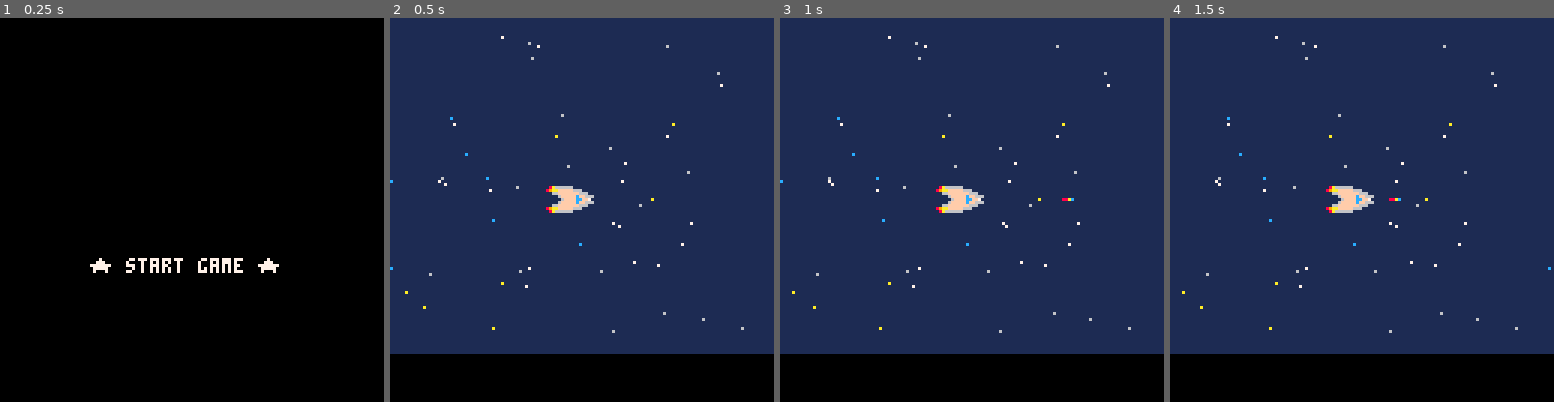
Above: before the commit, frames 1-4 (left to right).
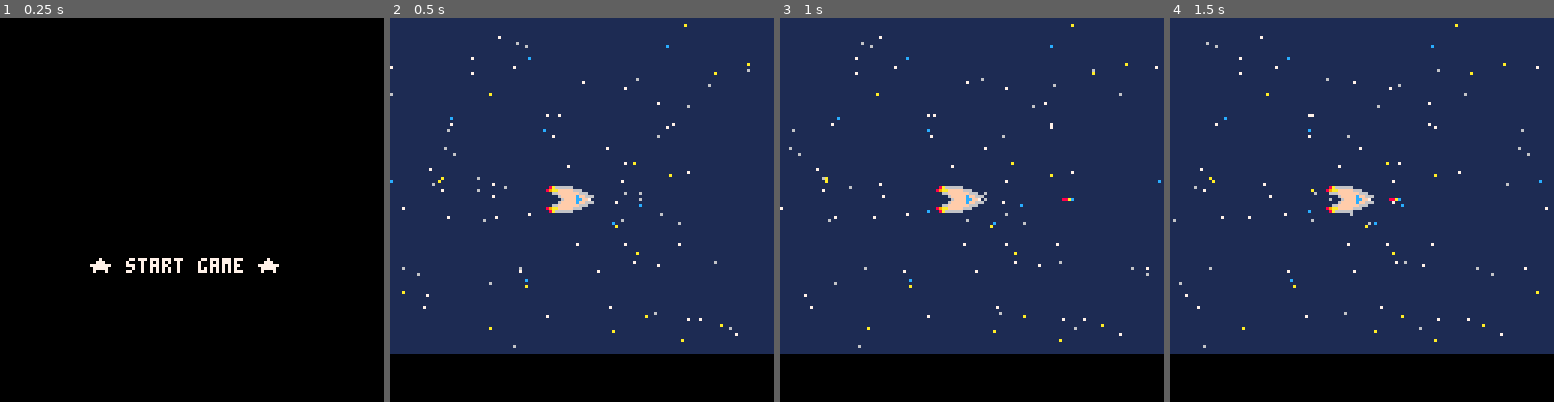
Above: after the commit, the same moments.

Repository: PedroMR/pico8
Game: PICO-8 cartridge ship.p8
Same seed, same stepped clock (60 frames per second), same inputs: the game is played once before the commit and once after it.
Inputs:
- Up to frame 1 (0.25 s): no input
- Up to frame 2 (0.5 s): tap O (Z key) at 0.33 s
- Up to frame 3 (1 s): tap O (Z key) at 0.7 s
- Up to frame 4 (1.5 s): tap O (Z key) at 1.43 s

Frame 1 is identical in both runs. In frame 2, 0.8% of the frame differs, in the area x 0-94%, y 1-86%; in frame 3, 0.9%; in frame 4, 0.9%, in the area x 0-100%, y 1-86%.

Commit message:
Colorful starfield

Diff:
--- a/ship.p8
+++ b/ship.p8
@@ -241,16 +241,20 @@
 end
 
 local stars={}
-local s_c={6,6,7,7,12,10}
-for i=1,50 do
- add(stars,{x=rnd()*scr.x1,
-  y=rnd()*scr.y1, c=r_pick(s_c)})
+local s_c={7,7,12,10}
+for i=1,100 do
+ local s={x=rnd()*scr.x1,
+  y=rnd()*scr.y1, c=r_pick(s_c),
+  v=rnd(0.3)+0.03
+  }
+  if(rnd()>0.65) s.c=6 s.v=1
+ add(stars,s)
 end
 
 function dstars()
  for s in all(stars) do
   pset(s.x,s.y,s.c)
-  s.x -= 0.05
+  s.x -= s.v
   if (s.x < -1) s.x += 128
  end
 end
